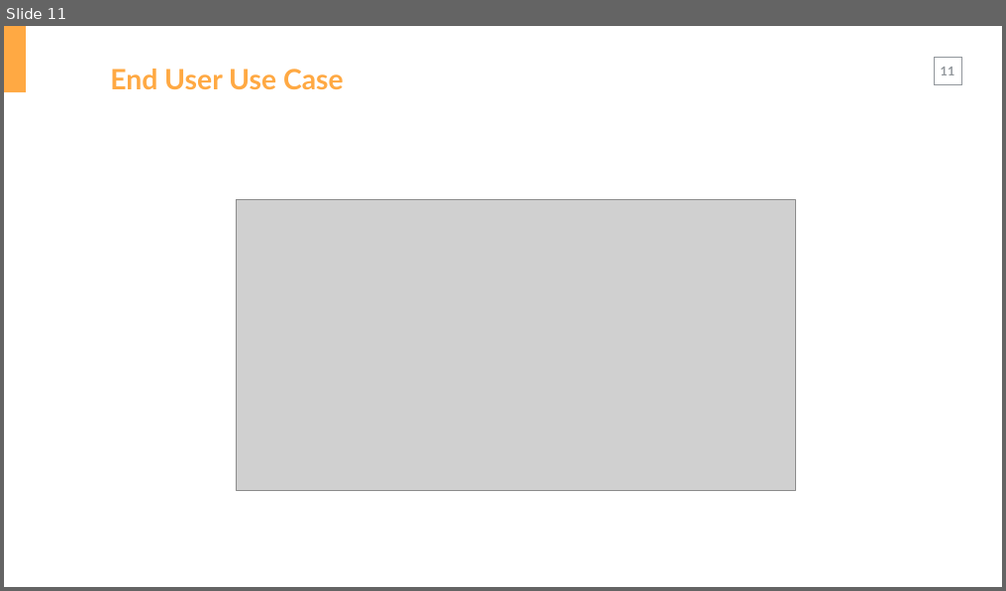
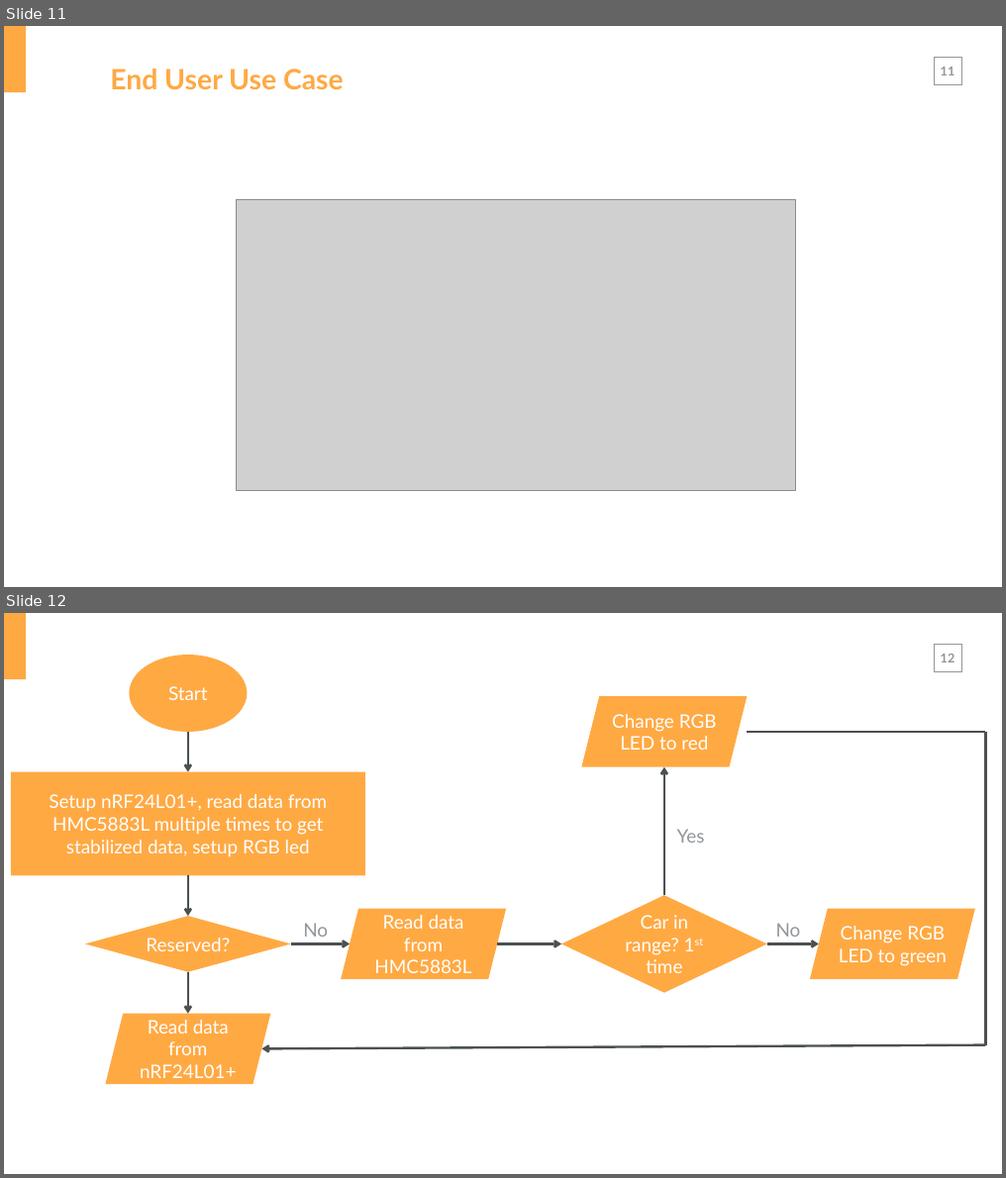
Before and after one commit to HiepBP/-FPT-CAPSTONE-PGSS, a slide deck: Common/Reports/Report.pptx. Shown one above the other, each under a label of ours: slide 11 before the commit, slides 11 and 12 after it. The pictures are 1006x591 and 1006x1178 pixels, drawn with LibreOffice and Linux fonts; fonts in the diff are those of the drawing; grey boxes stand for pictures. Boxes give left, top, right and bottom in pixels: in the first picture for what was removed or moved away, otherwise in the second. Text is boxed around its words. In the diff, an @@ line names an element or a change of style, - is before the commit and + after.

Commit message:
Update chart

```diff
--- a/Common/Reports/Report.pptx
+++ b/Common/Reports/Report.pptx
@@ slide 12 added at (x1=4, y1=613, x2=1002, y2=1174), background #FFFFFF; not listed: 3 template elements that a slide beside it also shows @@
@@ ellipse added at (x1=129, y1=655, x2=247, y2=732), fill #FFA943, 36 pt, text #FFFFFF @@
+Start
@@ parallelogram added at (x1=581, y1=696, x2=747, y2=767), fill #FFA943, 36 pt, text #FFFFFF @@
+Change RGB LED to red
@@ arrow added from (188, 732) to (188, 772), #4B5050 4.5 pt @@
@@ line added from (747, 732) to (985, 732), #4B5050 4.5 pt @@
@@ line added from (985, 732) to (985, 1046), #4B5050 4.5 pt @@
@@ rectangle added at (x1=11, y1=772, x2=365, y2=875), fill #FFA943, 36 pt, text #FFFFFF @@
+Setup nRF24L01+, read data from HMC5883L multiple times to get stabilized data, setup RGB led
@@ arrow added from (664, 895) to (664, 767), #4B5050 4.5 pt @@
@@ text added at (x1=677, y1=829, x2=705, y2=843), 36 pt, text #91969B @@
+Yes
@@ arrow added from (188, 875) to (188, 916), #4B5050 4.5 pt @@
@@ parallelogram added at (x1=341, y1=909, x2=506, y2=979), fill #FFA943, 36 pt, text #FFFFFF @@
+Read data from HMC5883L
@@ diamond added at (x1=561, y1=895, x2=767, y2=993), fill #FFA943, 36 pt, text #FFFFFF @@
+Car in range? 1st time
@@ parallelogram added at (x1=810, y1=909, x2=975, y2=979), fill #FFA943, 36 pt, text #FFFFFF @@
+Change RGB LED to green
@@ diamond added at (x1=85, y1=916, x2=291, y2=972), fill #FFA943, 36 pt, text #FFFFFF @@
+Reserved?
@@ text added at (x1=303, y1=923, x2=328, y2=937), 36 pt, text #91969B @@
+No
@@ text added at (x1=776, y1=923, x2=801, y2=937), 36 pt, text #91969B @@
+No
@@ arrow added from (291, 945) to (350, 945), #4B5050 4.5 pt @@
@@ arrow added from (497, 945) to (561, 945), #4B5050 4.5 pt @@
@@ arrow added from (767, 945) to (819, 945), #4B5050 4.5 pt @@
@@ arrow added from (188, 972) to (188, 1014), #4B5050 4.5 pt @@
@@ parallelogram added at (x1=105, y1=1014, x2=271, y2=1084), fill #FFA943, 36 pt, text #FFFFFF @@
+Read data from nRF24L01+
@@ arrow added from (985, 1046) to (262, 1049), #4B5050 4.5 pt @@
```
